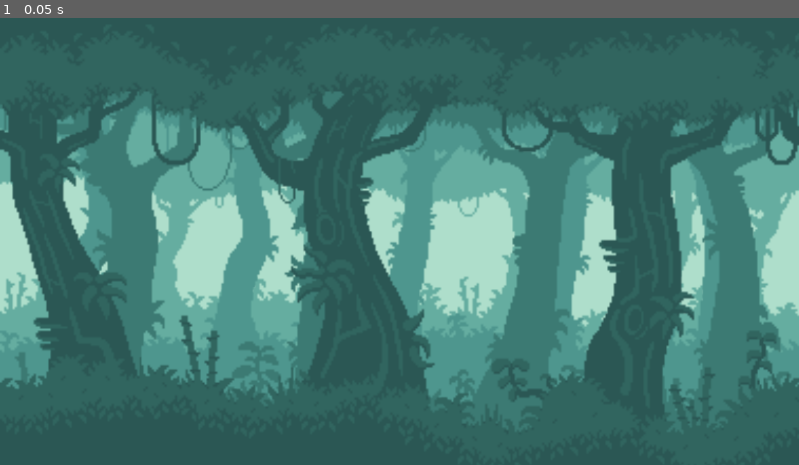
Above: before the commit, frame 1.
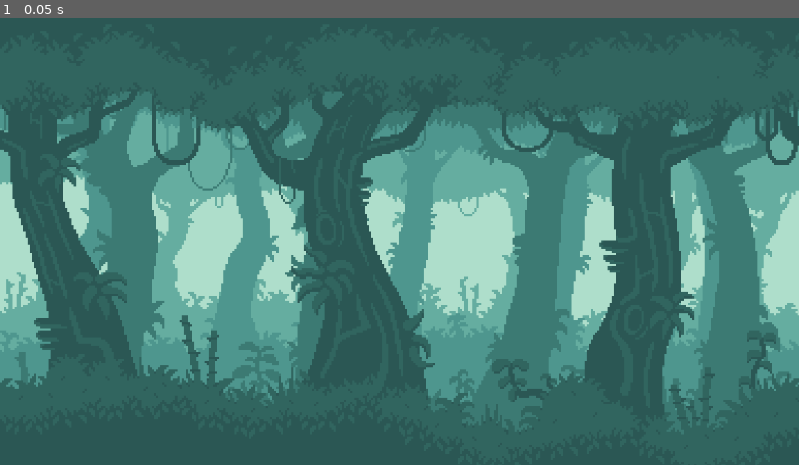
Above: after the commit, the same moment.

Repository: Ayodper/voraciousrush
Game: Godot game, scene res://background/scenes/bg.tscn
Two runs of this game, one before a commit and one after it. Both use one fixed random seed, a clock stepped at 60 frames per second and the inputs below. This scene is started directly instead of the project's main scene.
Inputs:
- Up to frame 1 (0.05 s): no input

The runs differ from the first frame. In frame 1, 0.8% of the frame differs, in the area x 0-100%, y 18-88%.

Commit message:
bettertextureresolution

Diff:
--- a/background/scenes/bg.tscn
+++ b/background/scenes/bg.tscn
@@ -18,6 +18,7 @@
 motion_mirroring = Vector2(1152, 0)
 
 [node name="Sprite2D" type="Sprite2D" parent="ParallaxLayer" unique_id=106570168]
+texture_filter = 1
 scale = Vector2(3.0416667, 3.1111112)
 texture = ExtResource("2_gsika")
 centered = false
@@ -27,6 +28,7 @@
 motion_mirroring = Vector2(1152, 0)
 
 [node name="Sprite2D" type="Sprite2D" parent="ParallaxLayer2" unique_id=219187542]
+texture_filter = 1
 scale = Vector2(3.0416667, 3.1111112)
 texture = ExtResource("3_efuf2")
 centered = false
@@ -36,6 +38,7 @@
 motion_mirroring = Vector2(1152, 0)
 
 [node name="Sprite2D" type="Sprite2D" parent="ParallaxLayer3" unique_id=1300281196]
+texture_filter = 1
 scale = Vector2(3.0416667, 3.1111112)
 texture = ExtResource("4_d2a0r")
 centered = false
@@ -45,6 +48,7 @@
 motion_mirroring = Vector2(1152, 0)
 
 [node name="Sprite2D" type="Sprite2D" parent="ParallaxLayer4" unique_id=1479917062]
+texture_filter = 1
 scale = Vector2(3.0416667, 3.1111112)
 texture = ExtResource("5_4akqb")
 centered = false
